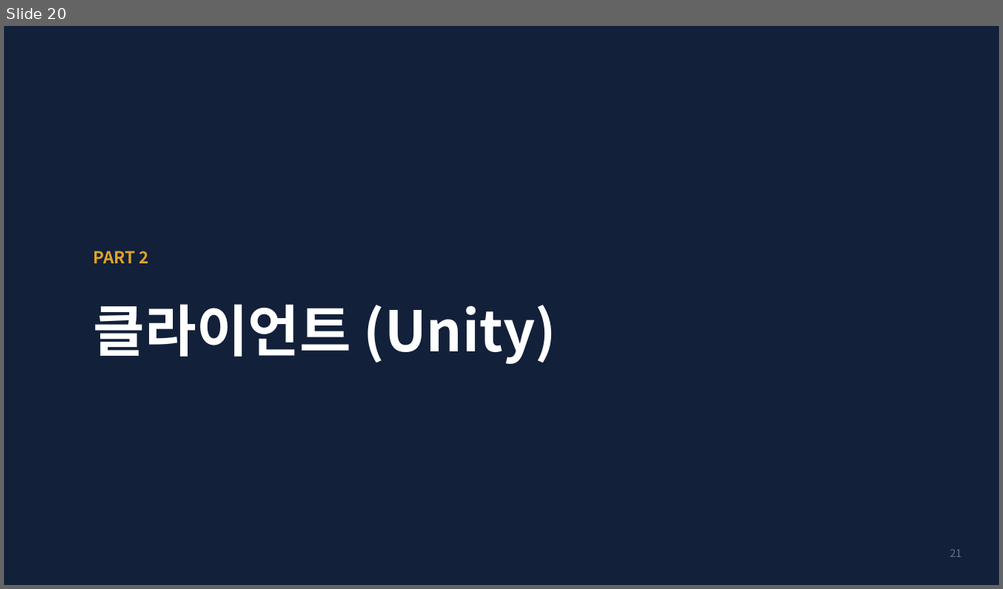
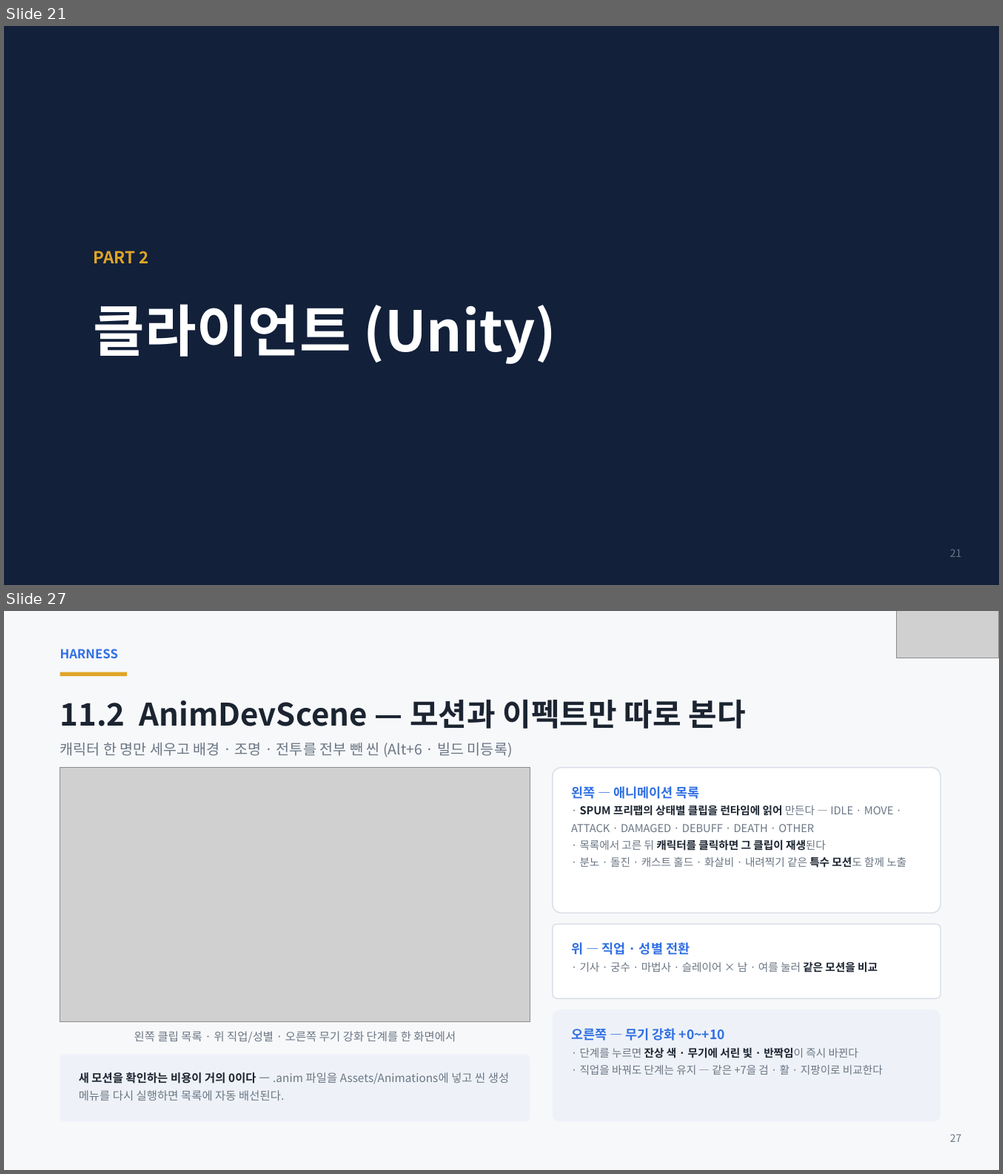
Before and after one commit to ks-wook/com2us-taskbar-hero, a slide deck: docs/com2us-taskbar-hero-발표자료.pptx. Shown one above the other, each under a label of ours: slide 20 before the commit, slides 21 and 27 after it; the slides between them are not shown. The pictures are 1003x589 and 1003x1174 pixels, drawn with LibreOffice and Linux fonts; fonts in the diff are those of the drawing; grey boxes stand for pictures. Boxes give left, top, right and bottom in pixels: in the first picture for what was removed or moved away, otherwise in the second. Text is boxed around its words. In the diff, an @@ line names an element or a change of style, - is before the commit and + after.

```diff
--- a/docs/com2us-taskbar-hero-발표자료.pptx
+++ b/docs/com2us-taskbar-hero-발표자료.pptx
@@ slide 27 added at [4, 611, 999, 1170], background #FFFFFF @@
@@ rectangle added at [4, 611, 999, 1170], fill #F7F8FA @@
@@ picture added at [896, 611, 999, 658] @@
@@ text added at [60, 649, 118, 658], 12 pt, text #2F6FE4, bold @@
+HARNESS
@@ rectangle added at [60, 672, 127, 677], fill #E0A526 @@
@@ text added at [60, 699, 745, 729], 30 pt, text #1B2430, bold @@
+11.2 AnimDevScene — 모션과 이펙트만 따로 본다
@@ text added at [60, 743, 512, 758], 14 pt, text #6B7684 @@
+캐릭터 한 명만 세우고 배경 · 조명 · 전투를 전부 뺀 씬 (Alt+6 · 빌드 미등록)
@@ picture added at [60, 768, 530, 1022] @@
@@ rounded rectangle added at [552, 768, 940, 913], fill #FFFFFF, outline #D8DEE7 1 pt @@
@@ text added at [571, 786, 906, 868], 10.5 pt, text #6B7684 @@
+왼쪽 — 애니메이션 목록
+· SPUM 프리팹의 상태별 클립을 런타임에 읽어 만든다 — IDLE · MOVE · ATTACK · DAMAGED · DEBUFF · DEATH · OTHER
+· 목록에서 고른 뒤 캐릭터를 클릭하면 그 클립이 재생된다
+· 분노 · 돌진 · 캐스트 홀드 · 화살비 · 내려찍기 같은 특수 모션도 함께 노출
@@ rounded rectangle added at [552, 924, 940, 999], fill #FFFFFF, outline #D8DEE7 1 pt @@
@@ text added at [571, 943, 877, 973], 10.5 pt, text #6B7684 @@
+위 — 직업 · 성별 전환
+· 기사 · 궁수 · 마법사 · 슬레이어 × 남 · 여를 눌러 같은 모션을 비교
@@ rounded rectangle added at [552, 1010, 940, 1122], fill #EEF2F8 @@
@@ text added at [134, 1031, 455, 1043], 11 pt, text #6B7684 @@
+왼쪽 클립 목록 · 위 직업/성별 · 오른쪽 무기 강화 단계를 한 화면에서
@@ text added at [571, 1028, 882, 1075], 10.5 pt, text #6B7684 @@
+오른쪽 — 무기 강화 +0~+10
+· 단계를 누르면 잔상 색 · 무기에 서린 빛 · 반짝임이 즉시 바뀐다
+· 직업을 바꿔도 단계는 유지 — 같은 +7을 검 · 활 · 지팡이로 비교한다
@@ rounded rectangle added at [60, 1055, 530, 1122], fill #EEF2F8 @@
@@ text added at [79, 1073, 509, 1101], 11 pt, text #6B7684 @@
+새 모션을 확인하는 비용이 거의 0이다 — .anim 파일을 Assets/Animations에 넣고 씬 생성 메뉴를 다시 실행하면 목록에 자동 배선된다.
@@ text added at [950, 1134, 962, 1142], 10 pt, text #6B7684 @@
+27
@@ what was slide 20 is now slide 21 @@
```
Also in this commit, not shown: 10 slides changed, 6 other slides added.
